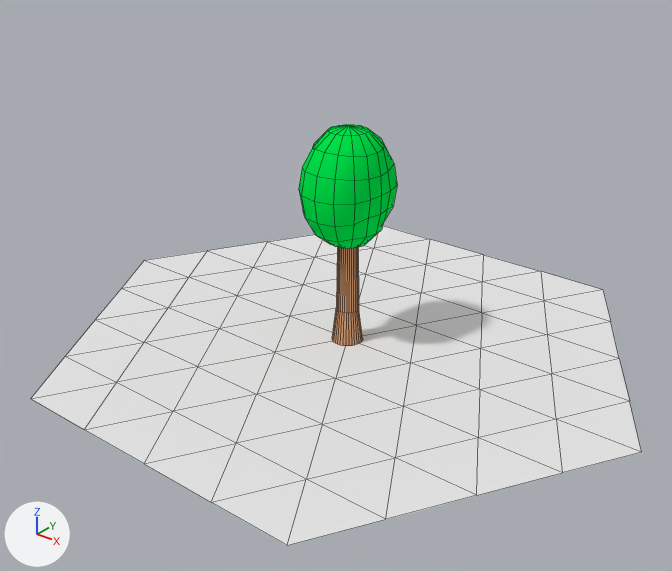
The Blender file blender/tree.blend: old version first, new version second.
Rendered twice from a camera (50 mm lens) standing at (6.58, -8.46, 5.96) and looking at (0.19, -0.47, 1.01). Lighting does not change. The marker at lower left points along +X, +Y and +Z. Mesh edges are drawn as thin lines.

Objects in the first picture: 'Big-Hexagon', 'Tree'.
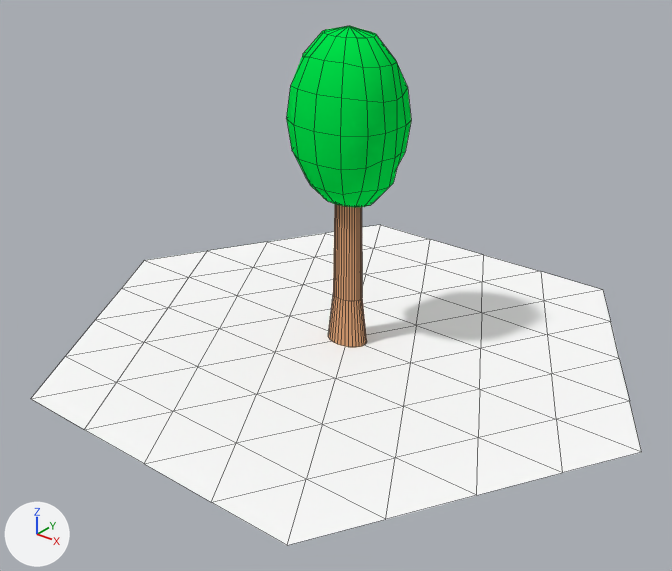
Where the change shows, as pixel boxes (x1, y1, x2, y2) in the pictures (672 x 571 px):
```json
{"object": "Big-Hexagon", "change": "recoloured", "before": [31, 225, 642, 545], "after": [31, 225, 642, 545]}
{"object": "Tree", "change": "rescaled", "before": [299, 124, 397, 346], "after": [286, 26, 411, 347], "on screen": "27% wider, 44% taller"}
```

Scene script edits in JSON lines:
```json
{"op": "set", "path": "mat_material.base_color", "old": "(0.8, 0.8, 0.8)", "new": "(1.0, 1.0, 1.0)", "note": "white #e7e7e7 -> white #ffffff"}
{"op": "set", "path": "ob_tree.scale", "old": "(1.0, 1.0, 1.0)", "new": "(1.4, 1.0, 1.4)"}
```
